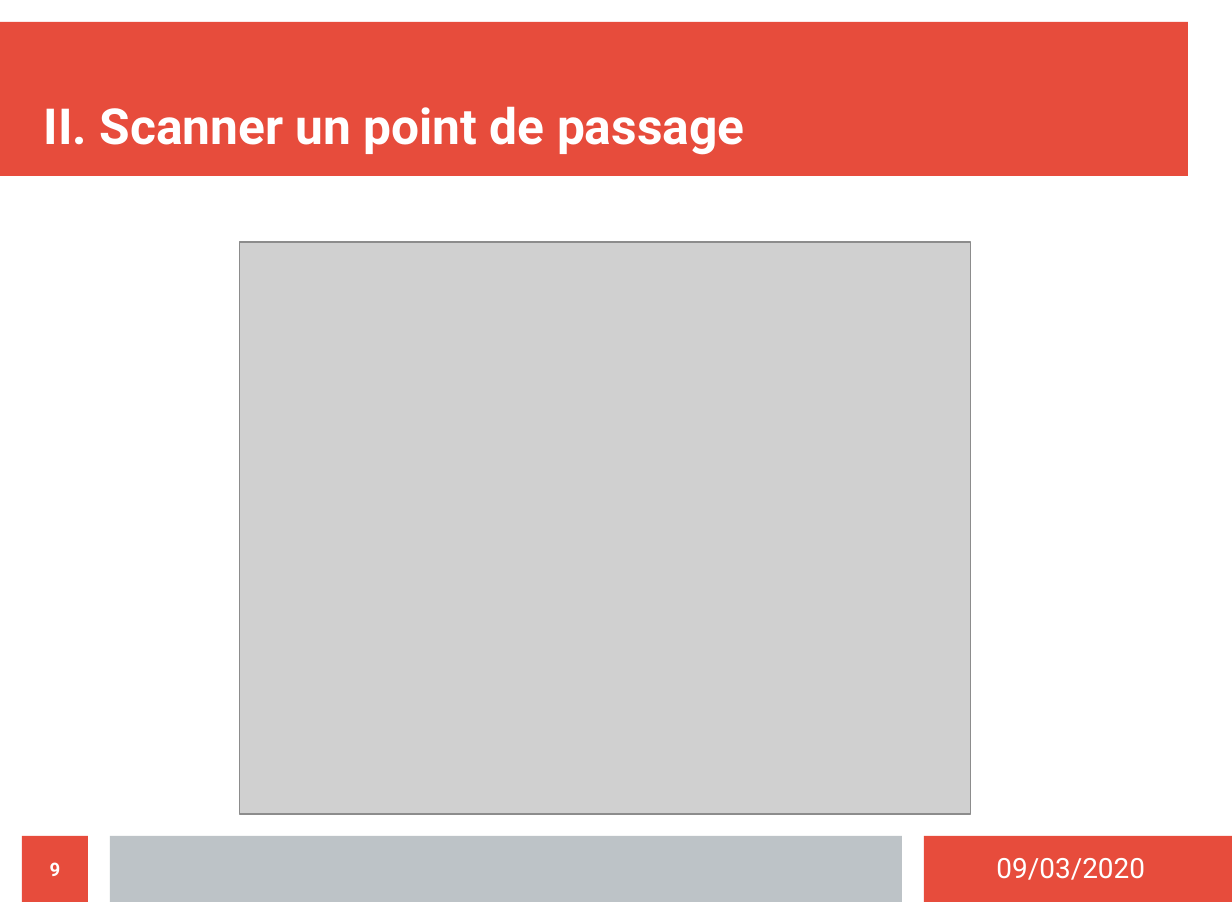
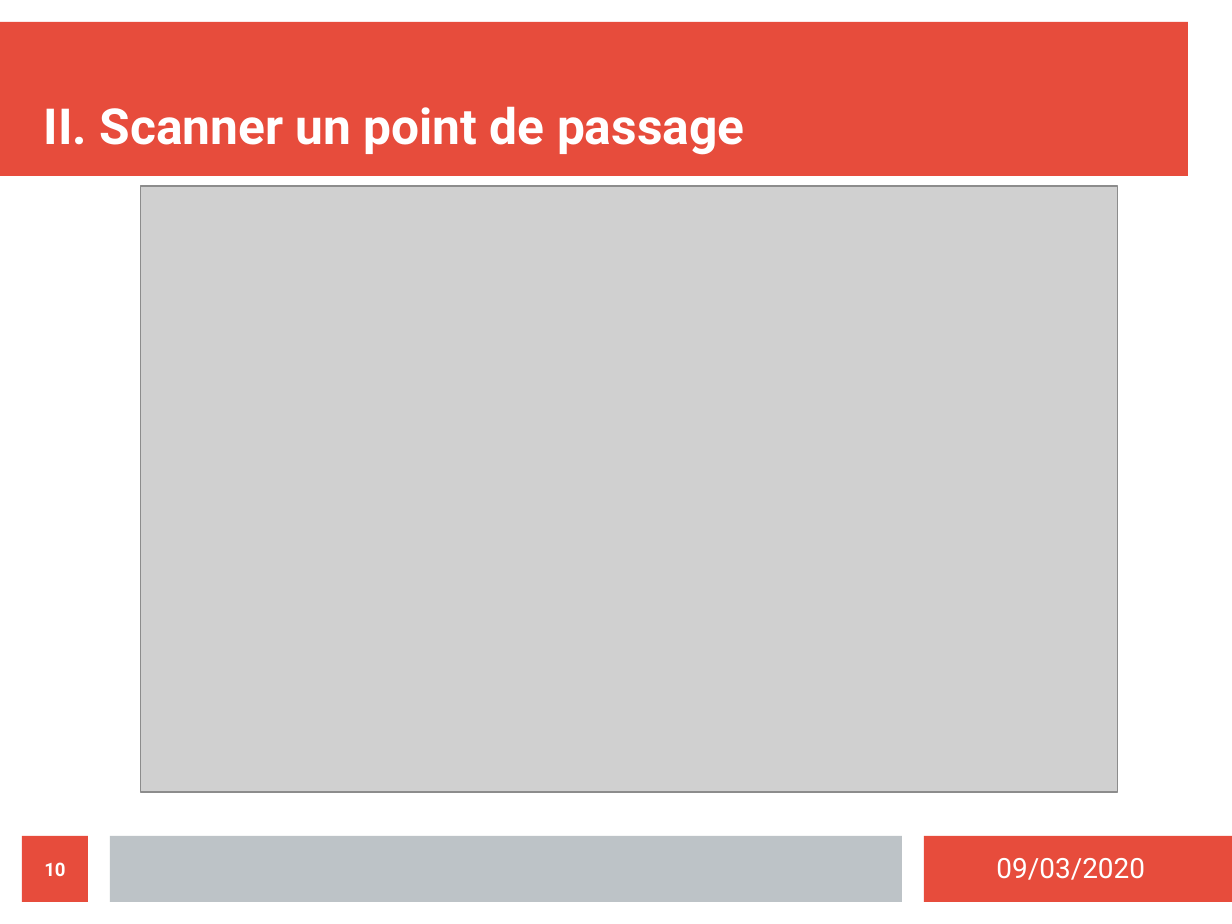
Before and after one commit to MezeretteBrice/Projet_Ronde, a slide deck: slide 10 of SOUTENANCE/Revue2/MezeretteBrice.odp (slide 9 before the commit). Drawn at 1232x924 pixels with LibreOffice and Linux fonts; fonts in the diff are those of the drawing; grey boxes stand for pictures. Boxes give left, top, right and bottom in pixels: in the first picture for what was removed or moved away, otherwise in the second. Text is boxed around its words. In the diff, an @@ line names an element or a change of style, - is before the commit and + after.

```diff
--- a/SOUTENANCE/Revue2/MezeretteBrice.odp
+++ b/SOUTENANCE/Revue2/MezeretteBrice.odp
@@ picture: place and size @@
-picture at (239,243,972,815)
+picture at (141,186,1118,792)
@@ page number at (44,862,65,876): text changed @@
-9
+10
```
Also in this commit, not shown: 7 other slides changed, 2 slides added, 3 other files.
